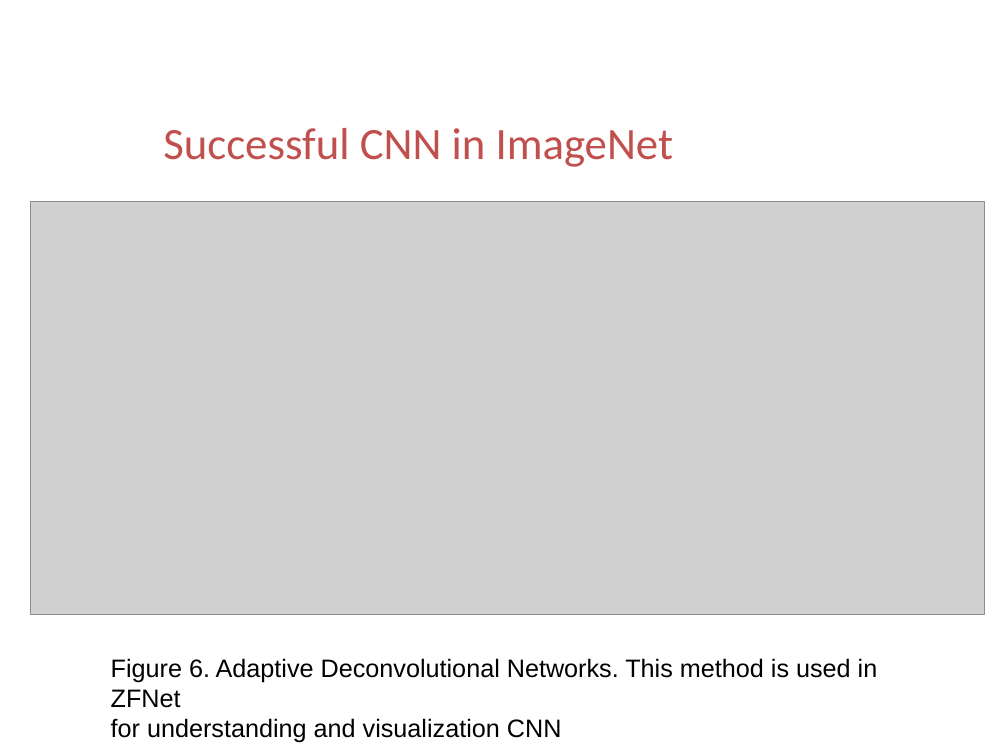
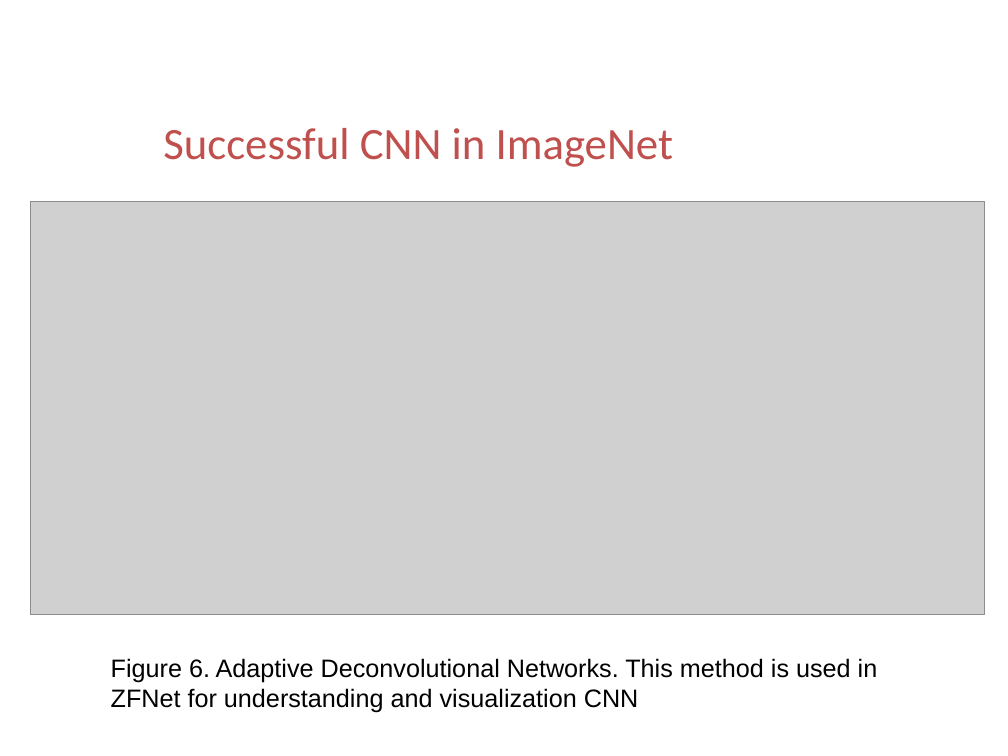
Before and after one commit to ttomchy/CV_2Project, a slide deck: slide 9 of presentation.pptx. Drawn at 1008x756 pixels with LibreOffice and Linux fonts; fonts in the diff are those of the drawing; grey boxes stand for pictures; background and template pictures are left out. Boxes give left, top, right and bottom in pixels: in the first picture for what was removed or moved away, otherwise in the second. Text is boxed around its words. In the diff, an @@ line names an element or a change of style, - is before the commit and + after.

Commit message:
add

```diff
--- a/presentation.pptx
+++ b/presentation.pptx
@@ text at <box>111,658,878,713</box>: text changed @@
-Figure 6. Adaptive Deconvolutional Networks. This method is used in ZFNet
-for understanding and visualization CNN
+Figure 6. Adaptive Deconvolutional Networks. This method is used in ZFNet for understanding and visualization CNN
```
Also in this commit, not shown: 3 other slides changed, 28 slides added, 2 slides removed.
